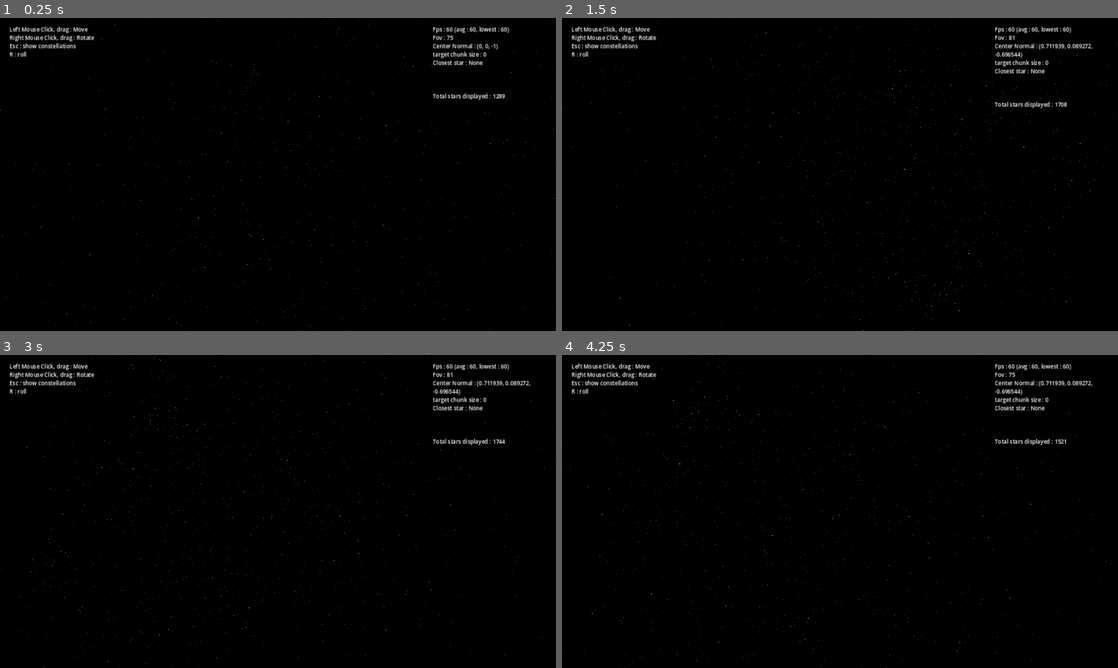
Above: before the commit, frames 1-4 (two rows, left to right).
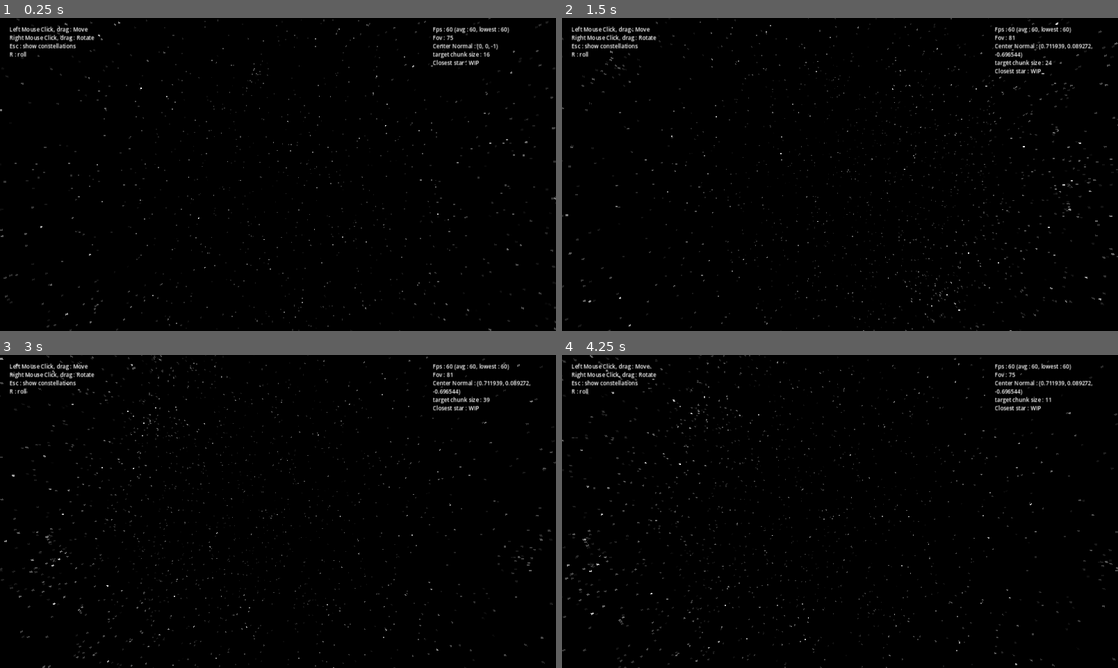
Above: after the commit, the same moments.

Repository: WanderingPenwing/StarGazer
Game: Godot game, scene res://scenes/stellarium.tscn
Same seed, same stepped clock (60 frames per second), same inputs: the game is played once before the commit and once after it.
Inputs (mouse positions are in pixels of both pictures, inside the frame that each line leads up to):
- Up to frame 1 (0.25 s): no input
- Up to frame 2 (1.5 s): tap Enter (ui_accept) at 0.5, 0.77, 1.25 s; move the mouse to (962, 158) at 0.52 s; press the mouse at (962, 158) at 0.53 s; hold Up (ui_up) 0.53-1.28 s; move the mouse to (728, 190) at 1.27 s; release the mouse at (728, 190) at 1.28 s; hold Down (ui_down) from 1.28 s (still down); tap Mouse wheel down (dezoom) at 1.35 s
- Up to frame 3 (3 s): tap Enter (ui_accept) at 1.52, 2, 2.75 s; move the mouse to (333, 442) at 2.02 s; release Down (ui_down) at 2.03 s; hold Right mouse button (r_click) 2.03-2.78 s; hold Up (ui_up) from 2.03 s (still down); move the mouse to (250, 574) at 2.77 s; tap R (roll) at 2.85 s
- Up to frame 4 (4.25 s): tap Enter (ui_accept) at 3.02, 3.5, 3.77 s; move the mouse to (1006, 558) at 3.52 s; release Up (ui_up) at 3.53 s; hold Down (ui_down) from 3.53 s (still down); tap Mouse wheel up (zoom) at 3.6 s

The runs differ from the first frame. In frame 1, 1.0% of the frame differs, in the area x 0-100%, y 0-100%; in frame 2, 1.3%; in frame 3, 1.3%; in frame 4, 1.3%.

Commit message:
Removed Alternate Render

Diff:
--- a/prefabs/static/star.tscn
+++ b/prefabs/static/star.tscn
@@ -1,23 +1,19 @@
-[gd_scene load_steps=5 format=3 uid="uid://dr2m3bfw0ckl5"]
+[gd_scene load_steps=4 format=3 uid="uid://dr2m3bfw0ckl5"]
 
-[ext_resource type="Script" path="res://scripts/static/lone_star.gd" id="1_qw4bg"]
 [ext_resource type="Shader" path="res://assets/shader/star.gdshader" id="2_f7uf0"]
 
-[sub_resource type="ShaderMaterial" id="ShaderMaterial_dn5t6"]
-resource_local_to_scene = true
+[sub_resource type="ShaderMaterial" id="ShaderMaterial_c4v2u"]
 render_priority = 0
 shader = ExtResource("2_f7uf0")
 shader_parameter/mag = 0.0
 shader_parameter/temp = 7000.0
 
-[sub_resource type="SphereMesh" id="SphereMesh_6ftfw"]
-material = SubResource("ShaderMaterial_dn5t6")
+[sub_resource type="PlaneMesh" id="PlaneMesh_rpde8"]
+material = SubResource("ShaderMaterial_c4v2u")
+size = Vector2(-2, 2)
+orientation = 2
 
-[node name="Star" type="Node3D" node_paths=PackedStringArray("mesh")]
-script = ExtResource("1_qw4bg")
-mesh = NodePath("Mesh")
-
-[node name="Mesh" type="MeshInstance3D" parent="."]
+[node name="Mesh" type="MeshInstance3D"]
 transform = Transform3D(0.1, 0, 0, 0, 0.1, 0, 0, 0, 0.1, 0, 0, 0)
-mesh = SubResource("SphereMesh_6ftfw")
+mesh = SubResource("PlaneMesh_rpde8")
 skeleton = NodePath("")
--- a/project.godot
+++ b/project.godot
@@ -21,10 +21,6 @@
 SoundsManager="*res://prefabs/tools/sounds_manager.tscn"
 GameState="*res://prefabs/tools/game_state.tscn"
 SceneTransition="*res://prefabs/tools/scene_transition.tscn"
-
-[debug]
-
-settings/stdout/print_gpu_profile=true
 
 [display]
 
--- a/scenes/stellarium.tscn
+++ b/scenes/stellarium.tscn
@@ -21,13 +21,13 @@
 [node name="WorldEnvironment" type="WorldEnvironment" parent="."]
 environment = SubResource("Environment_fgj0m")
 
-[node name="Camera3D" type="Camera3D" parent="." node_paths=PackedStringArray("Ui", "FetchInfo")]
+[node name="main camera" type="Camera3D" parent="." node_paths=PackedStringArray("Ui", "FetchInfo")]
 script = ExtResource("1_k0oc1")
 Ui = NodePath("ui")
 FetchInfo = NodePath("../Fetch Info")
 constellation_color = Color(0.662745, 0.662745, 0.760784, 1)
 
-[node name="ui" parent="Camera3D" instance=ExtResource("3_tm35m")]
+[node name="ui" parent="main camera" instance=ExtResource("3_tm35m")]
 
 [node name="Stars" type="Node3D" parent="." node_paths=PackedStringArray("Infos")]
 script = ExtResource("4_bplbk")
@@ -35,4 +35,4 @@
 
 [node name="Fetch Info" type="Node3D" parent="." node_paths=PackedStringArray("Ui")]
 script = ExtResource("5_jxv7x")
-Ui = NodePath("../Camera3D/ui")
+Ui = NodePath("../main camera/ui")
--- a/scripts/static/camera.gd
+++ b/scripts/static/camera.gd
@@ -25,12 +25,6 @@
 
 
 func _ready() -> void :
-	if Gamestate.ALTERNATIVE :
-		Ui.clear_points()
-		show_stars_alt()
-
-		Ui.show_drawing()
-
 	Ui.print_text("Esc : show constellations", 2)
 
 
@@ -48,13 +42,8 @@
 
 	hud_constellations()
 
-	if Gamestate.ALTERNATIVE :
-		Ui.clear_points()
-		show_stars_alt()
-
 	Ui.clear_lines()
 	show_constellation()
-
 	Ui.show_drawing()
 
 	start_roll()
@@ -89,10 +78,7 @@
 
 	Ui.print_text("Left Mouse Click, drag : Move", 0)
 
-	if Gamestate.ALTERNATIVE :
-		star_name_alt(target)
-	else :
-		star_name(target)
+	star_name(target)
 
 	if Input.is_action_just_pressed("click") :
 		last_target = target
@@ -129,44 +115,7 @@
 	if not closest :
 		Ui.print_debug_info("Closest star : None ", 4)
 	else :
-		Ui.print_debug_info("Closest star : " + closest.designation, 4)
-
-
-
-func star_name_alt(target : Vector3) -> void :
-	if not target :
-		return
-
-	var closest : Dictionary
-
-	if Gamestate.ALTERNATIVE :
-		closest = FetchInfo.fetch_star_alt(target)
-	else :
-		closest = FetchInfo.fetch_star(target)
-
-	if not closest :
-		Ui.print_debug_info("Closest star : None ", 4)
-	else :
-		Ui.print_debug_info("Closest star : " + closest["name"], 4)
-
-
-
-func show_stars_alt() -> void :
-	var center_normal = project_ray_normal(CENTER)
-
-	var total : int = 0
-
-	for cluster in FetchInfo.Partition :
-		var c = unproject_position(cluster)
-		if not within_screen_bounds(c) :
-			continue
-		if cluster.dot(center_normal) < 0 :
-			continue
-		for star in FetchInfo.Partition[cluster] :
-			Ui.print_point(unproject_position(star["pos"]), star["color"])
-			total +=1
-
-	Ui.print_debug_info("Total stars displayed : " + str(total), 8)
+		Ui.print_debug_info("Closest star : WIP", 4)
 
 
 
--- a/scripts/static/fetch_info.gd
+++ b/scripts/static/fetch_info.gd
@@ -32,26 +32,6 @@
 
 
 
-func fetch_star_alt(_target : Vector3) -> Dictionary :
-	var key = str(round(_target * PRECISION))
-	if not Partition.has(key) :
-		Ui.print_debug_info("target chunk size : 0 ", 3)
-		return {}
-	Ui.print_debug_info("target chunk size : " + str(len(Partition[key])), 3)
-
-	var closest : Dictionary
-	for star in Partition[key] :
-		if not closest :
-			closest = star
-			continue
-		if star["pos"].distance_squared_to(_target) > closest["pos"].distance_squared_to(_target) :
-			continue
-		closest = star
-
-	return closest
-
-
-
 func fetch_constellations(_target : Vector3) -> Array :
 	var Consts = Constellations.keys()
 	target = _target
--- a/scripts/static/lone_star.gd
+++ b/scripts/static/lone_star.gd
@@ -1,6 +1,3 @@
 extends Node3D
 
 @export var mesh : Node
-
-var designation : String
-var constellation : String
--- a/scripts/static/stars.gd
+++ b/scripts/static/stars.gd
@@ -13,11 +13,7 @@
 
 func _ready() -> void:
 	var Stars = load_stars()
-
-	if Gamestate.ALTERNATIVE :
-		format_stars_alt(Stars)
-	else :
-		show_stars(Stars)
+	show_stars(Stars)
 
 	var Consts = load_constellations()
 	format_constellations(Consts)
@@ -64,15 +60,10 @@
 		add_child(star)
 
 		star.global_position = cartesian_from_text(star_data["RA"], star_data["Dec"])
-		var m = star.mesh.get_active_material(0).duplicate()
+		var m = star.get_active_material(0).duplicate()
 		m.set_shader_parameter("mag", float(star_data["V"]))
-		star.mesh.set_surface_override_material(0, m)
-
-		if star_data.has("N") :
-			star.designation = star_data["N"]
-		if star_data.has("C") :
-			star.constellation = star_data["C"]
-			star.add_to_group(star_data["C"])
+		star.set_surface_override_material(0, m)
+		star.look_at_from_position(star.global_position, Vector3(0,0,0))
 
 		var key = str(round(star.global_position * Infos.PRECISION / RADIUS))
 
@@ -81,41 +72,6 @@
 		else :
 			Infos.Partition.merge({key : [star]})
 
-	print("Partitions : ", len(Infos.Partition))
-	@warning_ignore("integer_division")
-	print("Stars per Partition : ", len(Stars)/len(Infos.Partition))
-
-
-
-func format_stars_alt(Stars : Array) -> void :
-	var progress = 0
-
-	for star_data in Stars :
-		progress += 1
-		if progress % 1000 == 0 :
-			print("Loading... ", str(round(100.0*progress/len(Stars))), " %")
-
-		if not star_data :
-			continue
-
-		var star = {"pos" : Vector2.ZERO, "name" : "", "color" : Color(0, 0, 0)}
-
-		star["pos"] = cartesian_from_text(star_data["RA"], star_data["Dec"])
-
-		var brightness = max(0, min(1.0, 1.0 - float(star_data["V"])/7.0))
-		star["color"] = Color(brightness, brightness, brightness)
-
-		if star_data.has("N") :
-			star["name"] = star_data["N"]
-
-		var key = round(star["pos"] * Infos.PRECISION / RADIUS)
-
-		if Infos.Partition.has(key) :
-			Infos.Partition[key].append(star)
-		else :
-			Infos.Partition.merge({key : [star]})
-
-	print(Infos.Partition[Infos.Partition.keys().pick_random()].pick_random())
 	print("Partitions : ", len(Infos.Partition))
 	@warning_ignore("integer_division")
 	print("Stars per Partition : ", len(Stars)/len(Infos.Partition))
--- a/scripts/tools/game_state.gd
+++ b/scripts/tools/game_state.gd
@@ -1,7 +1,6 @@
 extends Node
 
 const SAVE_FILE : String = "user://state.save"
-const ALTERNATIVE : bool = true
 
 var master_sound : int = 50
 var sfx : int = 50
